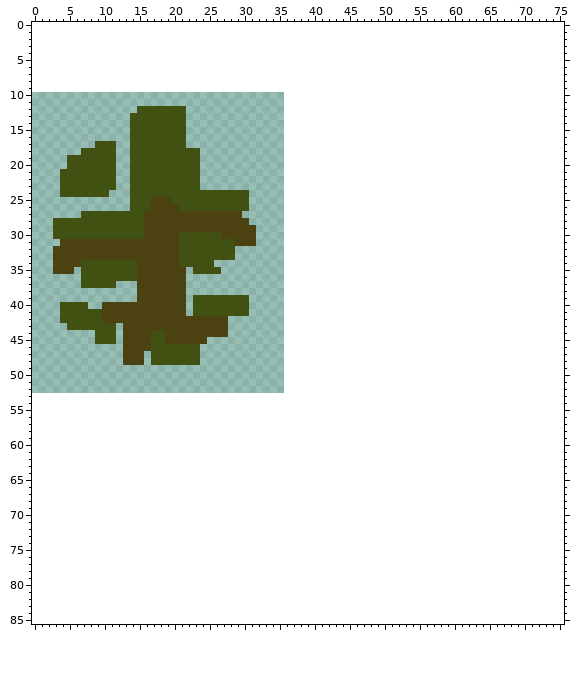
Sprite sheet, stored at src/sabkra/assets/feature/jungle.png. The picture above is the old version.
The file is 36x43 pixels. The old version is drawn lined up with the new one, on the new canvas.
And afterwards:
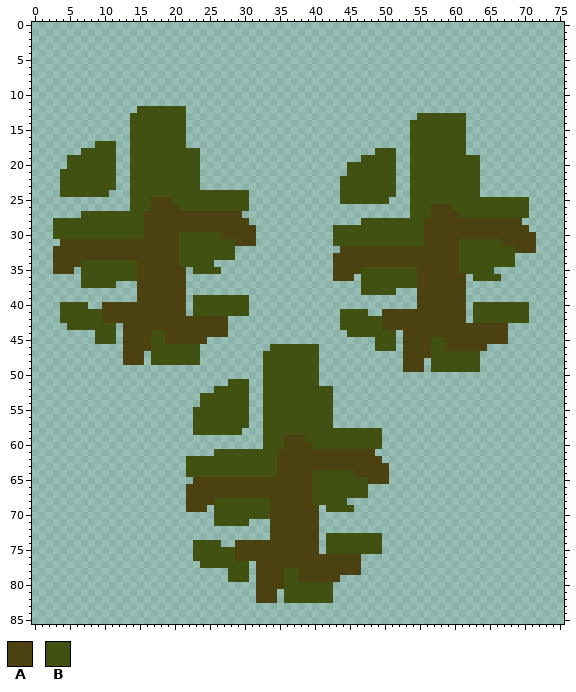
Palette (. is transparent): A #4b4111  B #405111
What changed:
canvas 36x43 -> 76x86, the old top-left corner now at 0,10
Changed rows in their new state; - is an unchanged pixel.
first column x 22:
13 ---------------------------------BBBBBBB----------
14 --------------------------------BBBBBBBB----------
15 --------------------------------BBBBBBBB----------
16 --------------------------------BBBBBBBB----------
17 --------------------------------BBBBBBBB----------
18 ---------------------------BBB--BBBBBBBB----------
19 -------------------------BBBBB--BBBBBBBBBB--------
20 -----------------------BBBBBBB--BBBBBBBBBB--------
21 -----------------------BBBBBBB--BBBBBBBBBB--------
22 ----------------------BBBBBBBB--BBBBBBBBBB--------
23 ----------------------BBBBBBBB--BBBBBBBBBB--------
24 ----------------------BBBBBBBB--BBBBBBBBBB--------
25 ----------------------BBBBBBB---BBBBBBBBBBBBBBBBB-
26 --------------------------------BBBAAABBBBBBBBBBB-
27 --------------------------------BBBAAAABBBBBBBBBB-
28 -------------------------BBBBBBBBBAAAAAAAAAAAAAA--
29 ---------------------BBBBBBBBBBBBBAAAAAAAAAAAAAAA-
30 ---------------------BBBBBBBBBBBBBAAAAAAAAAAAAAAAA
31 ---------------------BBBBBBBBBBBBBAAAAABBBBBBAAAAA
32 ----------------------AAAAAAAAAAAAAAAAABBBBBBBBAAA
33 ---------------------AAAAAAAAAAAAAAAAAABBBBBBBB---
34 ---------------------AAAAAAAAAAAAAAAAAABBBBBBBB---
35 ---------------------AAAABBBBBBBBAAAAAABBBBB------
36 ---------------------AAA-BBBBBBBBAAAAAAA-BBBB-----
37 -------------------------BBBBBBBBAAAAAAA----------
38 -------------------------BBBBB---AAAAAAA----------
39 ---------------------------------AAAAAAA----------
40 ---------------------------------AAAAAAA-BBBBBBBB-
41 ----------------------BBBB--AAAAAAAAAAAA-BBBBBBBB-
42 ----------------------BBBBBBAAAAAAAAAAAA-BBBBBBBB-
43 ----------------------BBBBBBAAAAAAAAAAAAAAAAAA----
44 -----------------------BBBBBBB-AAAAAAAAAAAAAAA----
45 ---------------------------BBB-AAAABBAAAAAAAAA----
46 ------------BBBBBBB--------BBB-AAAABBAAAAAA-------
47 -----------BBBBBBBB------------AAAABBBBBBB--------
48 -----------BBBBBBBB------------AAA-BBBBBBB--------
49 -----------BBBBBBBB------------AAA-BBBBBBB--------
50 -----------BBBBBBBB-------------------------------
51 ------BBB--BBBBBBBB-------------------------------
52 ----BBBBB--BBBBBBBBBB-----------------------------
53 --BBBBBBB--BBBBBBBBBB-----------------------------
54 --BBBBBBB--BBBBBBBBBB-----------------------------
55 -BBBBBBBB--BBBBBBBBBB-----------------------------
56 -BBBBBBBB--BBBBBBBBBB-----------------------------
57 -BBBBBBBB--BBBBBBBBBB-----------------------------
58 -BBBBBBB---BBBBBBBBBBBBBBBBB----------------------
59 -----------BBBAAABBBBBBBBBBB----------------------
60 -----------BBBAAAABBBBBBBBBB----------------------
61 ----BBBBBBBBBAAAAAAAAAAAAAA-----------------------
62 BBBBBBBBBBBBBAAAAAAAAAAAAAAA----------------------
63 BBBBBBBBBBBBBAAAAAAAAAAAAAAAA---------------------
64 BBBBBBBBBBBBBAAAAABBBBBBAAAAA---------------------
65 -AAAAAAAAAAAAAAAAABBBBBBBBAAA---------------------
66 AAAAAAAAAAAAAAAAAABBBBBBBB------------------------
67 AAAAAAAAAAAAAAAAAABBBBBBBB------------------------
68 AAAABBBBBBBBAAAAAABBBBB---------------------------
69 AAA-BBBBBBBBAAAAAAA-BBBB--------------------------
70 ----BBBBBBBBAAAAAAA-------------------------------
71 ----BBBBB---AAAAAAA-------------------------------
72 ------------AAAAAAA-------------------------------
73 ------------AAAAAAA-BBBBBBBB----------------------
74 -BBBB--AAAAAAAAAAAA-BBBBBBBB----------------------
75 -BBBBBBAAAAAAAAAAAA-BBBBBBBB----------------------
76 -BBBBBBAAAAAAAAAAAAAAAAAA-------------------------
77 --BBBBBBB-AAAAAAAAAAAAAAA-------------------------
78 ------BBB-AAAABBAAAAAAAAA-------------------------
79 ------BBB-AAAABBAAAAAA----------------------------
80 ----------AAAABBBBBBB-----------------------------
81 ----------AAA-BBBBBBB-----------------------------
82 ----------AAA-BBBBBBB-----------------------------
